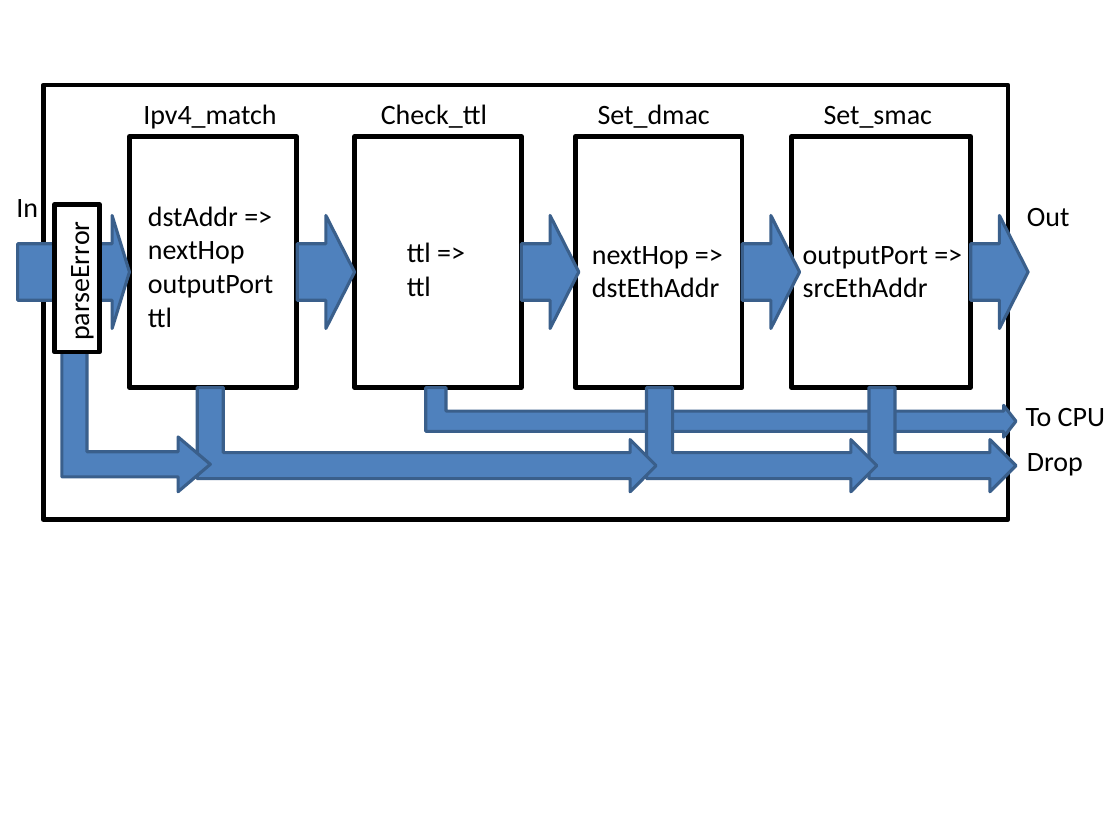
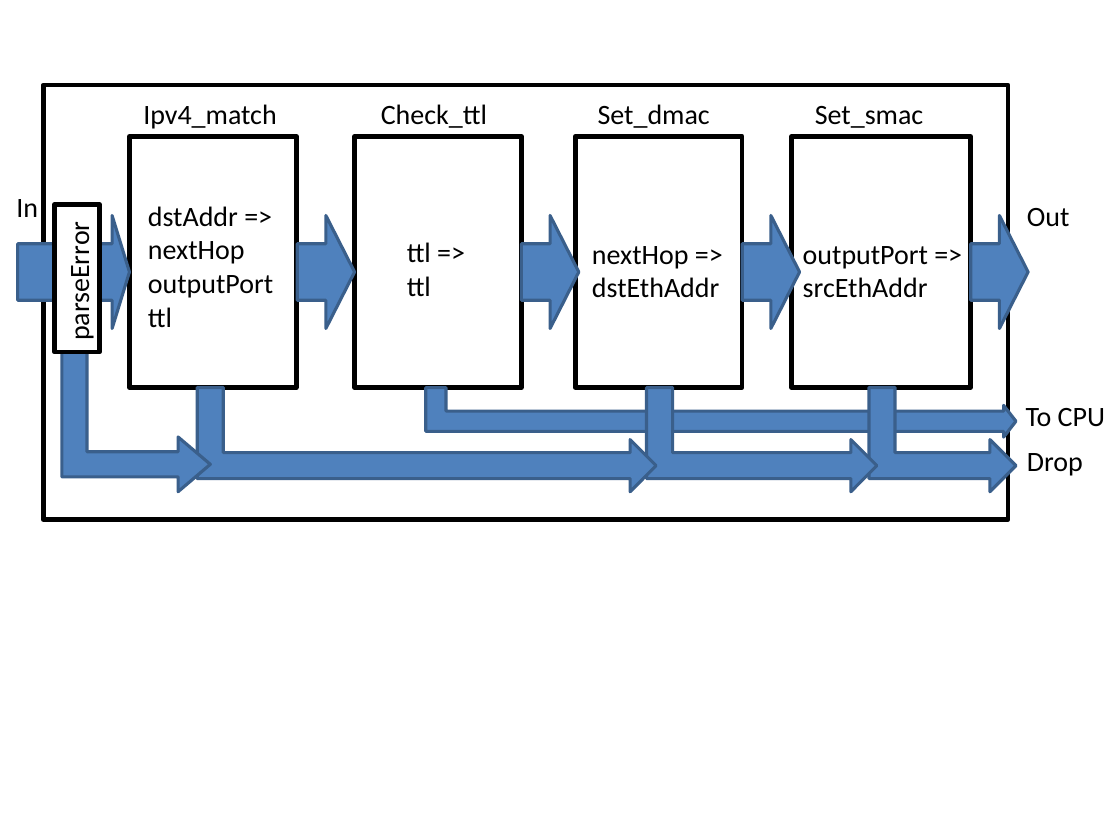
Before and after one commit to p4lang/p4-spec, a slide deck: slide 15 of p4-16/spec/P4-16-draft-spec.pptx. Drawn at 1120x840 pixels with LibreOffice and Linux fonts; fonts in the diff are those of the drawing. Boxes give left, top, right and bottom in pixels: in the first picture for what was removed or moved away, otherwise in the second. Text is boxed around its words. In the diff, an @@ line names an element or a change of style, - is before the commit and + after.

```diff
--- a/p4-16/spec/P4-16-draft-spec.pptx
+++ b/p4-16/spec/P4-16-draft-spec.pptx
@@ text "Set_smac": place and size @@
-text "Set_smac" at (824,106,932,128)
+text "Set_smac" at (815,106,923,128)
```
